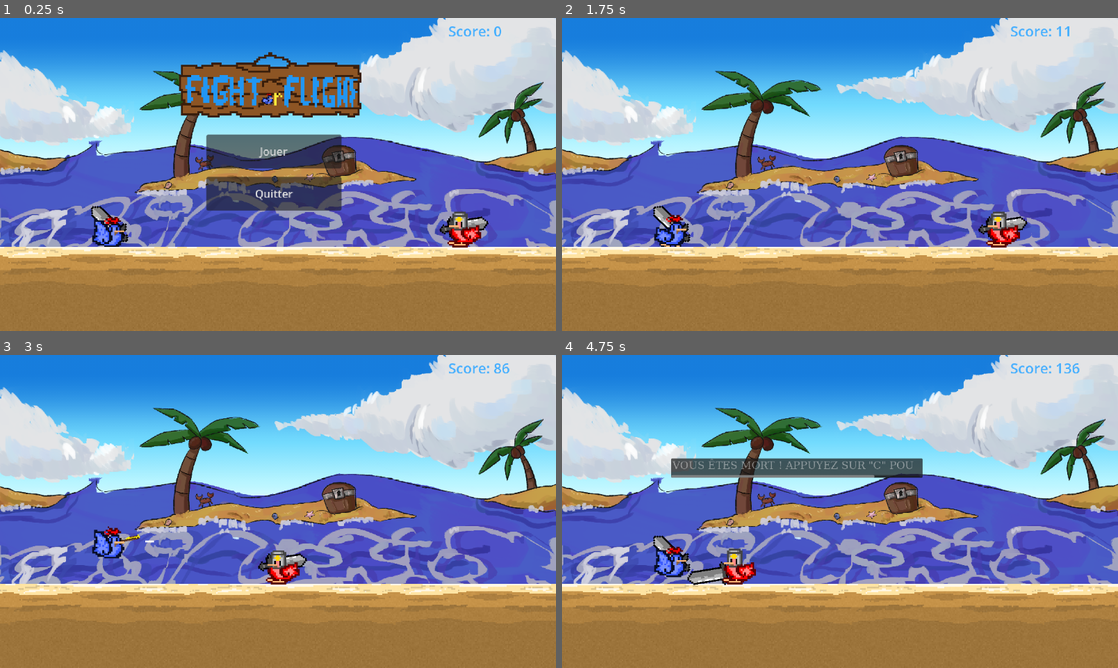
Above: before the commit, frames 1-4 (two rows, left to right).
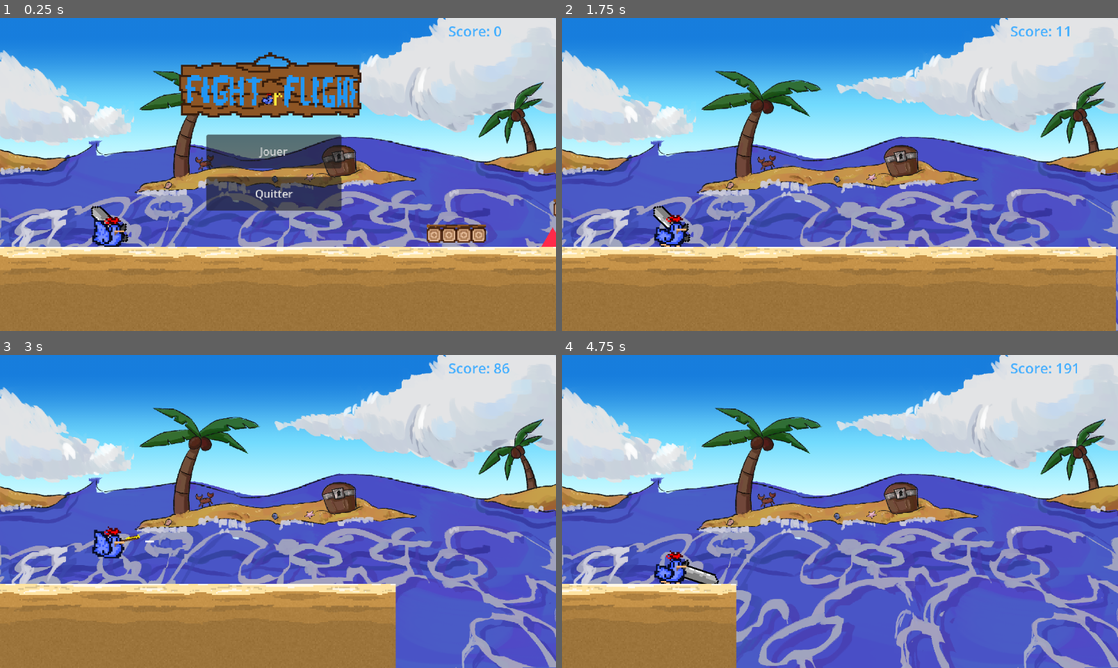
Above: after the commit, the same moments.

Repository: gameking773/FightOrFlightGameJamV
Game: Godot game, scene res://scene/game.tscn
Same seed, same stepped clock (60 frames per second), same inputs: the game is played once before the commit and once after it.
Inputs:
- Up to frame 1 (0.25 s): no input
- Up to frame 2 (1.75 s): click "Jouer" at 0.5 s; tap W (attack) at 1.35 s; tap Space (jump) at 1.52 s
- Up to frame 3 (3 s): tap E (switch_weapon) at 2.1 s; tap Space (jump) at 2.27 s; tap W (attack) at 2.85 s
- Up to frame 4 (4.75 s): tap E (switch_weapon) at 3.6 s; tap Space (jump) at 3.77, 4.52 s; tap W (attack) at 4.35 s

The runs differ from the first frame. In frame 1, 1.0% of the frame differs, in the area x 76-100%, y 57-74%; in frame 2, 0.7%; in frame 3, 8.4%; in frame 4, 24%, in the area x 0-100%, y 2-100%.

Commit message:
ajoute plein de truc jsp sah

Diff:
--- a/parcelle/sand_parcelle_template0.tscn
+++ b/parcelle/sand_parcelle_template0.tscn
@@ -1,6 +1,8 @@
-[gd_scene load_steps=3 format=3 uid="uid://ceof241eap5gi"]
+[gd_scene load_steps=5 format=3 uid="uid://ceof241eap5gi"]
 
 [ext_resource type="Texture2D" uid="uid://bxdp1duccuolm" path="res://texture/texture-sand.png" id="1_c62gp"]
+[ext_resource type="PackedScene" uid="uid://b5qy1vg1r068x" path="res://scene/spike.tscn" id="2_k4roh"]
+[ext_resource type="PackedScene" uid="uid://8esgrtfgmebb" path="res://scene/platform.tscn" id="3_3t0fw"]
 
 [sub_resource type="RectangleShape2D" id="RectangleShape2D_wx0f8"]
 size = Vector2(1144, 300)
@@ -20,3 +22,61 @@
 [node name="CollisionShape2D" type="CollisionShape2D" parent="."]
 position = Vector2(286, 0)
 shape = SubResource("RectangleShape2D_wx0f8")
+
+[node name="spike" parent="." instance=ExtResource("2_k4roh")]
+position = Vector2(-2, -178)
+
+[node name="spike2" parent="." instance=ExtResource("2_k4roh")]
+position = Vector2(67, -178)
+
+[node name="spike3" parent="." instance=ExtResource("2_k4roh")]
+position = Vector2(135, -178)
+
+[node name="spike4" parent="." instance=ExtResource("2_k4roh")]
+position = Vector2(204, -178)
+
+[node name="spike5" parent="." instance=ExtResource("2_k4roh")]
+position = Vector2(272, -178)
+
+[node name="spike6" parent="." instance=ExtResource("2_k4roh")]
+position = Vector2(341, -178)
+
+[node name="spike7" parent="." instance=ExtResource("2_k4roh")]
+position = Vector2(409, -178)
+
+[node name="spike8" parent="." instance=ExtResource("2_k4roh")]
+position = Vector2(478, -178)
+
+[node name="spike9" parent="." instance=ExtResource("2_k4roh")]
+position = Vector2(545, -178)
+
+[node name="spike10" parent="." instance=ExtResource("2_k4roh")]
+position = Vector2(613, -178)
+
+[node name="spike11" parent="." instance=ExtResource("2_k4roh")]
+position = Vector2(682, -178)
+
+[node name="platform" parent="." instance=ExtResource("3_3t0fw")]
+position = Vector2(-138, -182)
+scale = Vector2(4, 4)
+
+[node name="platform2" parent="." instance=ExtResource("3_3t0fw")]
+position = Vector2(351, -253)
+scale = Vector2(4, 4)
+
+[node name="platform4" parent="." instance=ExtResource("3_3t0fw")]
+position = Vector2(218, -253)
+scale = Vector2(4, 4)
+
+[node name="platform3" parent="." instance=ExtResource("3_3t0fw")]
+position = Vector2(527, -253)
+scale = Vector2(4, 4)
+
+[node name="spike12" parent="." instance=ExtResource("2_k4roh")]
+position = Vector2(341, -178)
+
+[node name="spike13" parent="." instance=ExtResource("2_k4roh")]
+position = Vector2(409, -178)
+
+[node name="spike14" parent="." instance=ExtResource("2_k4roh")]
+position = Vector2(478, -178)
--- a/parcelle/sand_parcelle_template1.tscn
+++ b/parcelle/sand_parcelle_template1.tscn
@@ -1,6 +1,8 @@
-[gd_scene load_steps=3 format=3 uid="uid://exxbsl7gp7po"]
+[gd_scene load_steps=5 format=3 uid="uid://exxbsl7gp7po"]
 
 [ext_resource type="Texture2D" uid="uid://bxdp1duccuolm" path="res://texture/texture-sand.png" id="1_3hoax"]
+[ext_resource type="PackedScene" uid="uid://bqkfee7tir1ia" path="res://scene/knight.tscn" id="2_tjl51"]
+[ext_resource type="PackedScene" uid="uid://b5qy1vg1r068x" path="res://scene/spike.tscn" id="3_lyvks"]
 
 [sub_resource type="RectangleShape2D" id="RectangleShape2D_wx0f8"]
 size = Vector2(1144, 300)
@@ -20,3 +22,9 @@
 [node name="CollisionShape2D" type="CollisionShape2D" parent="."]
 position = Vector2(286, 0)
 shape = SubResource("RectangleShape2D_wx0f8")
+
+[node name="knight" parent="." instance=ExtResource("2_tjl51")]
+position = Vector2(767, -201)
+
+[node name="spike" parent="." instance=ExtResource("3_lyvks")]
+position = Vector2(498, -177)
--- a/parcelle/sand_parcelle_template2.tscn
+++ b/parcelle/sand_parcelle_template2.tscn
@@ -1,6 +1,8 @@
-[gd_scene load_steps=3 format=3 uid="uid://dnhw03vmfj75r"]
+[gd_scene load_steps=5 format=3 uid="uid://dnhw03vmfj75r"]
 
 [ext_resource type="Texture2D" uid="uid://bxdp1duccuolm" path="res://texture/texture-sand.png" id="1_2sxxc"]
+[ext_resource type="PackedScene" uid="uid://iuwkaoutwnvs" path="res://scene/pirate.tscn" id="2_rcmhl"]
+[ext_resource type="PackedScene" uid="uid://b5qy1vg1r068x" path="res://scene/spike.tscn" id="3_67sch"]
 
 [sub_resource type="RectangleShape2D" id="RectangleShape2D_wx0f8"]
 size = Vector2(1144, 300)
@@ -20,3 +22,9 @@
 [node name="CollisionShape2D" type="CollisionShape2D" parent="."]
 position = Vector2(286, 0)
 shape = SubResource("RectangleShape2D_wx0f8")
+
+[node name="pirate" parent="." instance=ExtResource("2_rcmhl")]
+position = Vector2(607, -197)
+
+[node name="spike" parent="." instance=ExtResource("3_67sch")]
+position = Vector2(793, -178)
--- a/parcelle/sand_parcelle_template3.tscn
+++ b/parcelle/sand_parcelle_template3.tscn
@@ -1,6 +1,8 @@
-[gd_scene load_steps=3 format=3 uid="uid://bucimbkf24rgx"]
+[gd_scene load_steps=5 format=3 uid="uid://bucimbkf24rgx"]
 
 [ext_resource type="Texture2D" uid="uid://bxdp1duccuolm" path="res://texture/texture-sand.png" id="1_mbgsd"]
+[ext_resource type="PackedScene" uid="uid://8esgrtfgmebb" path="res://scene/platform.tscn" id="2_wr3ed"]
+[ext_resource type="PackedScene" uid="uid://b5qy1vg1r068x" path="res://scene/spike.tscn" id="3_uepv8"]
 
 [sub_resource type="RectangleShape2D" id="RectangleShape2D_wx0f8"]
 size = Vector2(1144, 300)
@@ -20,3 +22,21 @@
 [node name="CollisionShape2D" type="CollisionShape2D" parent="."]
 position = Vector2(286, 0)
 shape = SubResource("RectangleShape2D_wx0f8")
+
+[node name="platform" parent="." instance=ExtResource("2_wr3ed")]
+position = Vector2(18, -184)
+scale = Vector2(4, 4)
+
+[node name="platform2" parent="." instance=ExtResource("2_wr3ed")]
+position = Vector2(318, -237)
+scale = Vector2(4, 4)
+
+[node name="platform3" parent="." instance=ExtResource("2_wr3ed")]
+position = Vector2(494, -237)
+scale = Vector2(4, 4)
+
+[node name="spike" parent="." instance=ExtResource("3_uepv8")]
+position = Vector2(175, -179)
+
+[node name="spike2" parent="." instance=ExtResource("3_uepv8")]
+position = Vector2(544, -293)
--- a/parcelle/sand_parcelle_template4.tscn
+++ b/parcelle/sand_parcelle_template4.tscn
@@ -1,6 +1,9 @@
-[gd_scene load_steps=3 format=3 uid="uid://gsuw1v53j8q7"]
+[gd_scene load_steps=6 format=3 uid="uid://gsuw1v53j8q7"]
 
 [ext_resource type="Texture2D" uid="uid://bxdp1duccuolm" path="res://texture/texture-sand.png" id="1_wtb45"]
+[ext_resource type="PackedScene" uid="uid://bqkfee7tir1ia" path="res://scene/knight.tscn" id="2_e7w3t"]
+[ext_resource type="PackedScene" uid="uid://8esgrtfgmebb" path="res://scene/platform.tscn" id="3_4icqc"]
+[ext_resource type="PackedScene" uid="uid://b5qy1vg1r068x" path="res://scene/spike.tscn" id="4_yugd7"]
 
 [sub_resource type="RectangleShape2D" id="RectangleShape2D_wx0f8"]
 size = Vector2(1144, 300)
@@ -20,3 +23,13 @@
 [node name="CollisionShape2D" type="CollisionShape2D" parent="."]
 position = Vector2(286, 0)
 shape = SubResource("RectangleShape2D_wx0f8")
+
+[node name="knight" parent="." instance=ExtResource("2_e7w3t")]
+position = Vector2(77, -243)
+
+[node name="platform" parent="." instance=ExtResource("3_4icqc")]
+position = Vector2(73, -172)
+scale = Vector2(3, 3)
+
+[node name="spike" parent="." instance=ExtResource("4_yugd7")]
+position = Vector2(289, -180)
--- a/parcelle/sand_parcelle_template5.tscn
+++ b/parcelle/sand_parcelle_template5.tscn
@@ -1,6 +1,9 @@
-[gd_scene load_steps=3 format=3 uid="uid://chyw8uuel4bea"]
+[gd_scene load_steps=6 format=3 uid="uid://chyw8uuel4bea"]
 
 [ext_resource type="Texture2D" uid="uid://bxdp1duccuolm" path="res://texture/texture-sand.png" id="1_xh7d0"]
+[ext_resource type="PackedScene" uid="uid://iuwkaoutwnvs" path="res://scene/pirate.tscn" id="2_blvbv"]
+[ext_resource type="PackedScene" uid="uid://8esgrtfgmebb" path="res://scene/platform.tscn" id="3_4gjr4"]
+[ext_resource type="PackedScene" uid="uid://b5qy1vg1r068x" path="res://scene/spike.tscn" id="4_b1ay3"]
 
 [sub_resource type="RectangleShape2D" id="RectangleShape2D_wx0f8"]
 size = Vector2(1144, 300)
@@ -20,3 +23,33 @@
 [node name="CollisionShape2D" type="CollisionShape2D" parent="."]
 position = Vector2(286, 0)
 shape = SubResource("RectangleShape2D_wx0f8")
+
+[node name="pirate" parent="." instance=ExtResource("2_blvbv")]
+position = Vector2(611, -202)
+
+[node name="platform" parent="." instance=ExtResource("3_4gjr4")]
+position = Vector2(676, -342)
+scale = Vector2(4, 4)
+
+[node name="platform2" parent="." instance=ExtResource("3_4gjr4")]
+position = Vector2(502, -342)
+scale = Vector2(4, 4)
+
+[node name="platform3" parent="." instance=ExtResource("3_4gjr4")]
+position = Vector2(326, -342)
+scale = Vector2(4, 4)
+
+[node name="platform4" parent="." instance=ExtResource("3_4gjr4")]
+position = Vector2(152, -342)
+scale = Vector2(4, 4)
+
+[node name="platform5" parent="." instance=ExtResource("3_4gjr4")]
+position = Vector2(-25, -342)
+scale = Vector2(4, 4)
+
+[node name="platform6" parent="." instance=ExtResource("3_4gjr4")]
+position = Vector2(-199, -342)
+scale = Vector2(4, 4)
+
+[node name="spike" parent="." instance=ExtResource("4_b1ay3")]
+position = Vector2(-250, -398)
--- a/parcelle/sand_parcelle_template6.tscn
+++ b/parcelle/sand_parcelle_template6.tscn
@@ -1,6 +1,9 @@
-[gd_scene load_steps=3 format=3 uid="uid://ui63rr7lisrd"]
+[gd_scene load_steps=6 format=3 uid="uid://ui63rr7lisrd"]
 
 [ext_resource type="Texture2D" uid="uid://bxdp1duccuolm" path="res://texture/texture-sand.png" id="1_4ochs"]
+[ext_resource type="PackedScene" uid="uid://8esgrtfgmebb" path="res://scene/platform.tscn" id="2_jj4cr"]
+[ext_resource type="PackedScene" uid="uid://b5qy1vg1r068x" path="res://scene/spike.tscn" id="3_1uxt2"]
+[ext_resource type="PackedScene" uid="uid://iuwkaoutwnvs" path="res://scene/pirate.tscn" id="4_m0tss"]
 
 [sub_resource type="RectangleShape2D" id="RectangleShape2D_wx0f8"]
 size = Vector2(1144, 300)
@@ -20,3 +23,24 @@
 [node name="CollisionShape2D" type="CollisionShape2D" parent="."]
 position = Vector2(286, 0)
 shape = SubResource("RectangleShape2D_wx0f8")
+
+[node name="platform" parent="." instance=ExtResource("2_jj4cr")]
+position = Vector2(-72, -190)
+scale = Vector2(4, 4)
+
+[node name="platform2" parent="." instance=ExtResource("2_jj4cr")]
+position = Vector2(304, -266)
+scale = Vector2(4, 4)
+
+[node name="platform4" parent="." instance=ExtResource("2_jj4cr")]
+position = Vector2(660, -314)
+scale = Vector2(4, 4)
+
+[node name="spike" parent="." instance=ExtResource("3_1uxt2")]
+position = Vector2(213, -179)
+
+[node name="spike3" parent="." instance=ExtResource("3_1uxt2")]
+position = Vector2(573, -177)
+
+[node name="pirate" parent="." instance=ExtResource("4_m0tss")]
+position = Vector2(712, -388)
--- a/parcelle/sand_parcelle_template7.tscn
+++ /dev/null
@@ -1,22 +0,0 @@
-[gd_scene load_steps=3 format=3 uid="uid://bm8poagpuuwl5"]
-
-[ext_resource type="Texture2D" uid="uid://bxdp1duccuolm" path="res://texture/texture-sand.png" id="1_sg5o4"]
-
-[sub_resource type="RectangleShape2D" id="RectangleShape2D_wx0f8"]
-size = Vector2(1144, 300)
-
-[node name="sand_parcelle" type="StaticBody2D"]
-position = Vector2(-40, 265)
-
-[node name="Texture-sand" type="Sprite2D" parent="."]
-scale = Vector2(4, 4)
-texture = ExtResource("1_sg5o4")
-
-[node name="Texture-sand2" type="Sprite2D" parent="."]
-position = Vector2(572, 0)
-scale = Vector2(4, 4)
-texture = ExtResource("1_sg5o4")
-
-[node name="CollisionShape2D" type="CollisionShape2D" parent="."]
-position = Vector2(286, 0)
-shape = SubResource("RectangleShape2D_wx0f8")
--- a/parcelle/sand_parcelle_template8.tscn
+++ /dev/null
@@ -1,22 +0,0 @@
-[gd_scene load_steps=3 format=3 uid="uid://bepbu0btnkbff"]
-
-[ext_resource type="Texture2D" uid="uid://bxdp1duccuolm" path="res://texture/texture-sand.png" id="1_yitku"]
-
-[sub_resource type="RectangleShape2D" id="RectangleShape2D_wx0f8"]
-size = Vector2(1144, 300)
-
-[node name="sand_parcelle" type="StaticBody2D"]
-position = Vector2(-40, 265)
-
-[node name="Texture-sand" type="Sprite2D" parent="."]
-scale = Vector2(4, 4)
-texture = ExtResource("1_yitku")
-
-[node name="Texture-sand2" type="Sprite2D" parent="."]
-position = Vector2(572, 0)
-scale = Vector2(4, 4)
-texture = ExtResource("1_yitku")
-
-[node name="CollisionShape2D" type="CollisionShape2D" parent="."]
-position = Vector2(286, 0)
-shape = SubResource("RectangleShape2D_wx0f8")
--- a/parcelle/sand_parcelle_template9.tscn
+++ /dev/null
@@ -1,22 +0,0 @@
-[gd_scene load_steps=3 format=3 uid="uid://d1wqyqu3ixm7i"]
-
-[ext_resource type="Texture2D" uid="uid://bxdp1duccuolm" path="res://texture/texture-sand.png" id="1_0jlqq"]
-
-[sub_resource type="RectangleShape2D" id="RectangleShape2D_wx0f8"]
-size = Vector2(1144, 300)
-
-[node name="sand_parcelle" type="StaticBody2D"]
-position = Vector2(-40, 265)
-
-[node name="Texture-sand" type="Sprite2D" parent="."]
-scale = Vector2(4, 4)
-texture = ExtResource("1_0jlqq")
-
-[node name="Texture-sand2" type="Sprite2D" parent="."]
-position = Vector2(572, 0)
-scale = Vector2(4, 4)
-texture = ExtResource("1_0jlqq")
-
-[node name="CollisionShape2D" type="CollisionShape2D" parent="."]
-position = Vector2(286, 0)
-shape = SubResource("RectangleShape2D_wx0f8")
--- a/project.godot
+++ b/project.godot
@@ -43,11 +43,6 @@
 "events": [Object(InputEventKey,"resource_local_to_scene":false,"resource_name":"","device":-1,"window_id":0,"alt_press …(195 unchanged characters)…
 ]
 }
-debug_leave={
-"deadzone": 0.5,
-"events": [Object(InputEventKey,"resource_local_to_scene":false,"resource_name":"","device":-1,"window_id":0,"alt_pressed":false,"shift_pressed":false,"ctrl_pressed":false,"meta_pressed":false,"pressed":false,"keycode":0,"physical_keycode":88,"key_label":0,"unicode":120,"location":0,"echo":false,"script":null)
-]
-}
 reset-restart={
 "deadzone": 0.5,
 "events": [Object(InputEventKey,"resource_local_to_scene":false,"resource_name":"","device":-1,"window_id":0,"alt_press …(191 unchanged characters)…
--- a/scene/game.tscn
+++ b/scene/game.tscn
@@ -7,7 +7,6 @@
 [ext_resource type="PackedScene" uid="uid://c6oq4v6nvex38" path="res://scene/sand_parcelle.tscn" id="4_b8d8e"]
 [ext_resource type="Script" path="res://script/terrain_gen.gd" id="4_ukmbk"]
 [ext_resource type="Script" path="res://script/score_handle.gd" id="7_m3r4d"]
-[ext_resource type="PackedScene" uid="uid://bqkfee7tir1ia" path="res://scene/knight.tscn" id="8_cwee1"]
 
 [sub_resource type="LabelSettings" id="LabelSettings_3gfio"]
 font_size = 42
@@ -44,17 +43,14 @@
 [node name="terrain" type="Node2D" parent="."]
 script = ExtResource("4_ukmbk")
 
-[node name="baseParcelle" type="Node2D" parent="terrain"]
+[node name="baseParcelle" type="Node2D" parent="."]
 
-[node name="sand_parcelle_base0" parent="terrain/baseParcelle" instance=ExtResource("4_b8d8e")]
+[node name="sand_parcelle_base0" parent="baseParcelle" instance=ExtResource("4_b8d8e")]
 
-[node name="sand_parcelle_base1" parent="terrain/baseParcelle" instance=ExtResource("4_b8d8e")]
+[node name="sand_parcelle_base1" parent="baseParcelle" instance=ExtResource("4_b8d8e")]
 position = Vector2(530, 265)
 
-[node name="sand_parcelle_base2" parent="terrain/baseParcelle" instance=ExtResource("4_b8d8e")]
+[node name="sand_parcelle_base2" parent="baseParcelle" instance=ExtResource("4_b8d8e")]
 position = Vector2(1100, 265)
 
-[node name="knight" parent="." instance=ExtResource("8_cwee1")]
-position = Vector2(1046, 54)
-
 [connection signal="playispressed" from="main_menu" to="player" method="_on_main_menu_playispressed"]
--- a/scene/knight.tscn
+++ b/scene/knight.tscn
@@ -1,8 +1,7 @@
-[gd_scene load_steps=21 format=3 uid="uid://bqkfee7tir1ia"]
+[gd_scene load_steps=19 format=3 uid="uid://bqkfee7tir1ia"]
 
 [ext_resource type="Script" path="res://script/knight.gd" id="1_3gje1"]
 [ext_resource type="Texture2D" uid="uid://xxdsr4ljhk8u" path="res://texture/chick_knight_spritesheeta.png" id="1_f3pnh"]
-[ext_resource type="Shader" path="res://script/deathShader.gdshader" id="2_bbsqk"]
 [ext_resource type="PackedScene" uid="uid://dff75fhb8h2mx" path="res://scene/kill.tscn" id="3_8g7tu"]
 [ext_resource type="Texture2D" uid="uid://bvq3qjmcubupm" path="res://texture/swordSprite.png" id="3_n3kwy"]
 [ext_resource type="AudioStream" uid="uid://8k7h68htclsi" path="res://assets/woosh.wav" id="6_eph1u"]
@@ -12,10 +11,6 @@
 
 [sub_resource type="RectangleShape2D" id="RectangleShape2D_qbet7"]
 size = Vector2(8.10668, 21.5175)
-
-[sub_resource type="ShaderMaterial" id="ShaderMaterial_sgso6"]
-shader = ExtResource("2_bbsqk")
-shader_parameter/isdead = false
 
 [sub_resource type="AtlasTexture" id="AtlasTexture_ml6fn"]
 atlas = ExtResource("1_f3pnh")
@@ -61,7 +56,7 @@
 }]
 
 [sub_resource type="RectangleShape2D" id="RectangleShape2D_1b061"]
-size = Vector2(100, 100)
+size = Vector2(269, 111)
 
 [sub_resource type="Animation" id="Animation_sdro3"]
 length = 0.001
@@ -115,7 +110,7 @@
 "times": PackedFloat32Array(0, 0.0666667, 0.166667),
 "transitions": PackedFloat32Array(1, 1, 1),
 "update": 0,
-"values": [Vector2(4.42, -11.82), Vector2(-63, -48.845), Vector2(-76.255, 23.31)]
+"values": [Vector2(4.42, -11.82), Vector2(-63, -48.845), Vector2(-72.68, 51.15)]
 }
 tracks/1/type = "value"
 tracks/1/imported = false
@@ -127,7 +122,7 @@
 "times": PackedFloat32Array(0, 0.0666667, 0.166667),
 "transitions": PackedFloat32Array(1, 1, 1),
 "update": 0,
-"values": [1.41023, -0.534071, -1.73137]
+"values": [1.41023, -0.534071, -1.88146]
 }
 tracks/2/type = "value"
 tracks/2/imported = false
@@ -136,7 +131,7 @@
 tracks/2/interp = 1
 tracks/2/loop_wrap = true
 tracks/2/keys = {
-"times": PackedFloat32Array(0),
+"times": PackedFloat32Array(-0.1),
 "transitions": PackedFloat32Array(0.732043),
 "update": 1,
 "values": [true]
@@ -166,14 +161,12 @@
 texture = ExtResource("3_n3kwy")
 
 [node name="enemyhitbox_sword" type="Area2D" parent="sword"]
-visible = false
 
 [node name="CollisionShape2D" type="CollisionShape2D" parent="sword/enemyhitbox_sword"]
 position = Vector2(0.00804377, -3.85602)
 shape = SubResource("RectangleShape2D_qbet7")
 
 [node name="animatedSprite" type="AnimatedSprite2D" parent="."]
-material = SubResource("ShaderMaterial_sgso6")
 position = Vector2(0, -47)
 scale = Vector2(5, 5)
 sprite_frames = SubResource("SpriteFrames_cojqn")
@@ -183,6 +176,7 @@
 [node name="area" type="Area2D" parent="."]
 
 [node name="hurtbox" type="CollisionShape2D" parent="area"]
+position = Vector2(-84.5, -5.5)
 shape = SubResource("RectangleShape2D_1b061")
 
 [node name="AnimationPlayer" type="AnimationPlayer" parent="."]
--- a/scene/pirate.tscn
+++ b/scene/pirate.tscn
@@ -1,8 +1,7 @@
-[gd_scene load_steps=22 format=3 uid="uid://iuwkaoutwnvs"]
+[gd_scene load_steps=20 format=3 uid="uid://iuwkaoutwnvs"]
 
 [ext_resource type="Script" path="res://script/pirate.gd" id="1_dfgyr"]
 [ext_resource type="Texture2D" uid="uid://dwqe54dq8xmym" path="res://texture/chick_pirate_spritesheeta.png" id="1_ntwx3"]
-[ext_resource type="Shader" path="res://script/deathShader.gdshader" id="1_v5q25"]
 [ext_resource type="Texture2D" uid="uid://dvmwworhtfv1q" path="res://texture/flintlockSprite.png" id="2_nvmge"]
 [ext_resource type="AudioStream" uid="uid://c7cfh1iajvur3" path="res://assets/kill.wav" id="3_7j73x"]
 [ext_resource type="AudioStream" uid="uid://dugo0qtwyq33g" path="res://assets/ricochet.wav" id="5_ehy7x"]
@@ -12,10 +11,6 @@
 
 [sub_resource type="RectangleShape2D" id="RectangleShape2D_rg0ql"]
 size = Vector2(100, 100)
-
-[sub_resource type="ShaderMaterial" id="ShaderMaterial_r11bk"]
-shader = ExtResource("1_v5q25")
-shader_parameter/isdead = false
 
 [sub_resource type="AtlasTexture" id="AtlasTexture_djhq4"]
 atlas = ExtResource("1_ntwx3")
@@ -87,6 +82,33 @@
 "values": [3.92699]
 }
 
+[sub_resource type="Animation" id="Animation_v835r"]
+resource_name = "deflect"
+tracks/0/type = "value"
+tracks/0/imported = false
+tracks/0/enabled = true
+tracks/0/path = NodePath("FlintlockSprite:position")
+tracks/0/interp = 1
+tracks/0/loop_wrap = true
+tracks/0/keys = {
+"times": PackedFloat32Array(0, 0.0333333),
+"transitions": PackedFloat32Array(1, 1),
+"update": 0,
+"values": [Vector2(-50.53, -13.665), Vector2(-54.385, 36.72)]
+}
+tracks/1/type = "value"
+tracks/1/imported = false
+tracks/1/enabled = true
+tracks/1/path = NodePath("FlintlockSprite:rotation")
+tracks/1/interp = 1
+tracks/1/loop_wrap = true
+tracks/1/keys = {
+"times": PackedFloat32Array(0, 0.0333333),
+"transitions": PackedFloat32Array(1, 1),
+"update": 0,
+"values": [3.92699, 1.98269]
+}
+
 [sub_resource type="Animation" id="Animation_05ft0"]
 resource_name = "flintlock_fire"
 tracks/0/type = "value"
@@ -140,33 +162,6 @@
 "transitions": PackedFloat32Array(1),
 "update": 0,
 "values": [2.49582]
-}
-
-[sub_resource type="Animation" id="Animation_v835r"]
-resource_name = "deflect"
-tracks/0/type = "value"
-tracks/0/imported = false
-tracks/0/enabled = true
-tracks/0/path = NodePath("FlintlockSprite:position")
-tracks/0/interp = 1
-tracks/0/loop_wrap = true
-tracks/0/keys = {
-"times": PackedFloat32Array(0, 0.0333333),
-"transitions": PackedFloat32Array(1, 1),
-"update": 0,
-"values": [Vector2(-50.53, -13.665), Vector2(-54.385, 36.72)]
-}
-tracks/1/type = "value"
-tracks/1/imported = false
-tracks/1/enabled = true
-tracks/1/path = NodePath("FlintlockSprite:rotation")
-tracks/1/interp = 1
-tracks/1/loop_wrap = true
-tracks/1/keys = {
-"times": PackedFloat32Array(0, 0.0333333),
-"transitions": PackedFloat32Array(1, 1),
-"update": 0,
-"values": [3.92699, 1.98269]
 }
 
 [sub_resource type="AnimationLibrary" id="AnimationLibrary_1qb58"]
@@ -200,7 +195,6 @@
 texture = ExtResource("2_nvmge")
 
 [node name="animatedSprite" type="AnimatedSprite2D" parent="."]
-material = SubResource("ShaderMaterial_r11bk")
 position = Vector2(0, -47)
 scale = Vector2(5, 5)
 sprite_frames = SubResource("SpriteFrames_ksjk2")
--- a/script/bullet.gd
+++ b/script/bullet.gd
@@ -4,6 +4,8 @@
 
 func _process(_delta: float) -> void:
 	position.x += speed
+	await get_tree().create_timer(0.5).timeout
+	queue_free()
 
 func _on_area_entered(area: Area2D) -> void:
 	if area.name == "enemyhitbox_sword":
--- a/script/bullet_enemy.gd
+++ b/script/bullet_enemy.gd
@@ -7,10 +7,10 @@
 func _process(_delta: float) -> void:
 	position.x -= speed
 	position.y += deflectRatio
+	await get_tree().create_timer(3).timeout
+	queue_free()
 
 func deflect() -> void:
-	monitoring = false
-	monitorable = false
 	speed = -speed
 	deflectRatio = rng.randf_range(-20,-40)
 	rotation = 130
--- a/script/knight.gd
+++ b/script/knight.gd
@@ -16,16 +16,16 @@
 func _on_hurtbox_trigger(objectHit: Area2D) -> void:
 	var objectNature = objectHit.name
 
-	if objectNature == "bullet" and not didSlash:
-		didSlash = true
-		$AnimationPlayer.play("sword_slash")
-	elif objectNature == "bullet" and didSlash:
+	if objectNature == "bullet" and didSlash:
 		$death.play()
 		isDead = true
 		sprite.pause()
-		sprite.material.set_shader_parameter("isdead", true)
 		await get_tree().create_timer(0.36).timeout
 		queue_free()
+	elif objectNature == "bullet" and not didSlash:
+		didSlash = true
+		$AnimationPlayer.play("sword_slash")
+
 
 
 func _on_detect_player_area_entered(area: Area2D) -> void:
--- a/script/pirate.gd
+++ b/script/pirate.gd
@@ -18,10 +18,8 @@
 
 	if objectNature == "plrhitbox_sword":
 		$death.play()
-		$collisionbox.queue_free()
 		isDead = true
 		sprite.pause()
-		sprite.material.set_shader_parameter("isdead", true)
 		await get_tree().create_timer(0.36).timeout
 		queue_free()
 	elif objectNature == "bullet":
--- a/script/player.gd
+++ b/script/player.gd
@@ -22,6 +22,9 @@
 
 func gamestart() -> void:
 	$gameover.visible = false
+	var terrain = $"../terrain".get_children()
+	for node in terrain:
+		node.queue_free()
 	sprite.play()
 	velocity = Vector2(0,0)
 	position = Vector2(0,64)
@@ -43,9 +46,6 @@
 		move_and_slide()
 
 func _input(_event: InputEvent) -> void:
-	if Input.is_action_just_pressed("debug_leave"): # touche X
-		get_tree().quit()
-
 	if Input.is_action_just_pressed("reset-restart"):
 		gamestart()
 
--- a/script/score_handle.gd
+++ b/script/score_handle.gd
@@ -8,3 +8,7 @@
 	if player.isMoving:
 		score += 1
 		self.text = "Score: " + str(score)
+
+func _input(event: InputEvent) -> void:
+	if Input.is_action_just_pressed("reset-restart"):
+		score = 0
--- a/script/terrain_gen.gd
+++ b/script/terrain_gen.gd
@@ -2,10 +2,10 @@
 
 @onready var player: CharacterBody2D = $"../player"
 var rng = RandomNumberGenerator.new()
-var parcelleCount = 0
+@export var parcelleCount:int = 0
 
-func creerParcelle() -> void:
-	var randomNum = rng.randi_range(0,9)
+func creerParcelle() -> void: # Note : Chaque parcelle est espacé de 570 sur l'axe x, x2 = 1140, l'axe y n'aura pas besoin d'être modifié
+	var randomNum = rng.randi_range(0,6)
 	var parcelleChoosen = "res://parcelle/sand_parcelle_template" + str(randomNum) + ".tscn"
 
 	var parcelle = load(parcelleChoosen)
@@ -13,14 +13,12 @@
 	parcelleCount += 1
 	instance.position.x += 1140 * parcelleCount
 	add_child(instance)
+	await get_tree().create_timer(0.5).timeout
+	creerParcelle()
 
 func _ready() -> void:
 	creerParcelle()
 
-# Note : Chaque parcelle est espacé de 570 sur l'axe x, x2 = 1140, l'axe y n'aura pas besoin d'être modifié
-func _physics_process(_delta: float) -> void:
-
-	if player.isMoving:
-		await get_tree().create_timer(1).timeout
-
-		creerParcelle()
+func _input(event: InputEvent) -> void:
+	if Input.is_action_just_pressed("reset-restart"):
+		parcelleCount = 0
Not shown: 1 places in scene/game.tscn that only renumber resources
